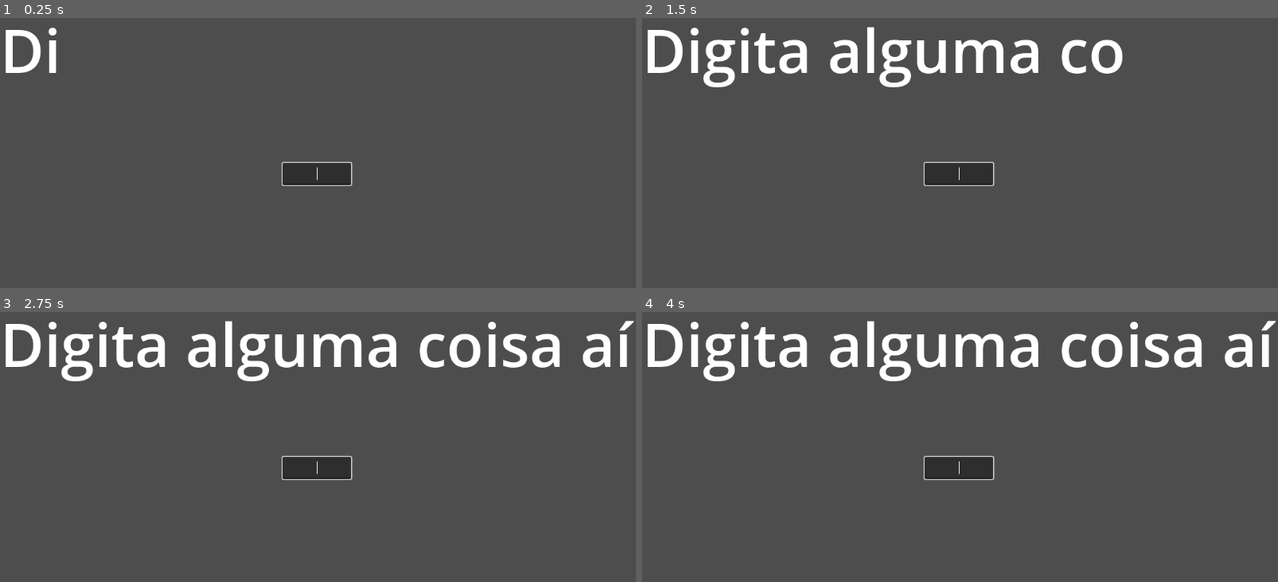
Above: before the commit, frames 1-4 (two rows, left to right).
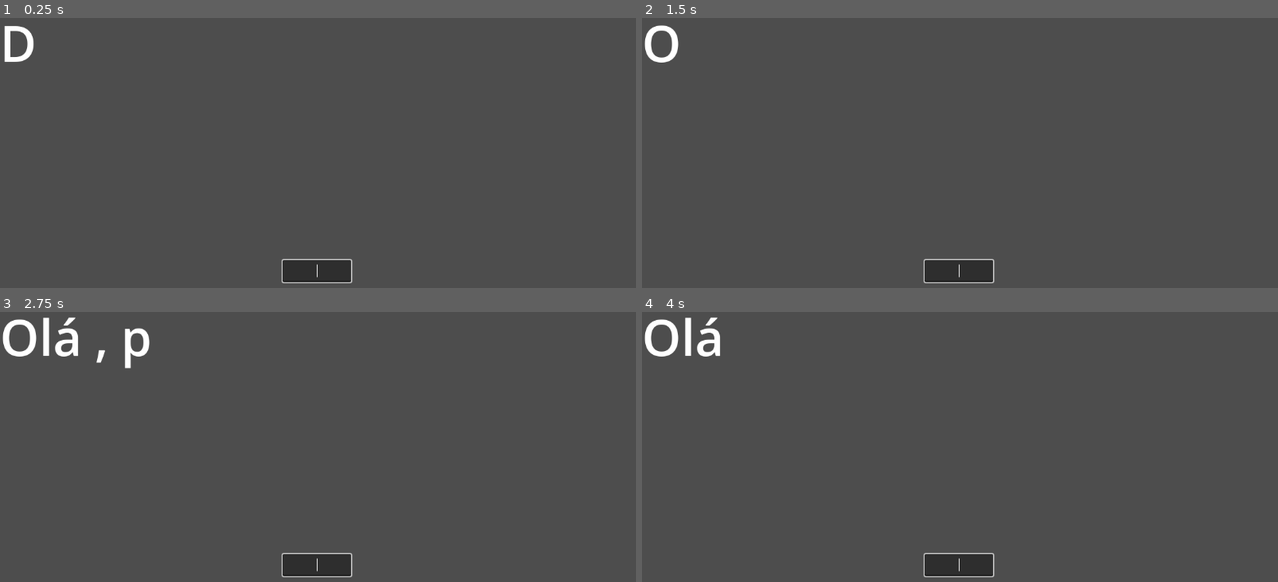
Above: after the commit, the same moments.

Repository: DmNiv/teste
Game: Godot game, scene res://node_2d.tscn
Same seed, same stepped clock (60 frames per second), same inputs: the game is played once before the commit and once after it.
Inputs:
- Up to frame 1 (0.25 s): no input
- Up to frame 2 (1.5 s): tap Enter (ui_enter) at 0.5, 0.6, 1.35 s
- Up to frame 3 (2.75 s): tap Enter (ui_enter) at 2.1 s
- Up to frame 4 (4 s): tap Enter (ui_enter) at 2.85, 3.6 s

The runs differ from the first frame. In frame 1, 2.7% of the frame differs, in the area x 0-56%, y 2-99%; in frame 2, 6.7%; in frame 3, 8.5%, in the area x 0-100%, y 2-99%; in frame 4, 8.3%.

Commit message:
atualizações na entrada e saída de texto

Diff:
--- a/Label.gd
+++ b/Label.gd
@@ -1,5 +1,16 @@
 extends Label
 
+var textoRecebido: String
+
+func mostrarTexto():
+	visible_ratio = lerp(1, 0, get_node("Timer").time_left / get_node("Timer").wait_time)
+
+func recebeTexto(texto: String):
+	textoRecebido = texto
+	text = "Olá {nome}, prazer em conhecer!".format({"nome": textoRecebido})
+	visible_ratio = 0
+	get_node("Timer").start(get_node("Timer").wait_time)
+	mostrarTexto()
 
 func _process(delta):
-	visible_ratio = lerp(1, 0, get_node("Timer").time_left / get_node("Timer").wait_time)
+	mostrarTexto()
--- a/LineEdit.gd
+++ b/LineEdit.gd
@@ -1,12 +1,15 @@
 extends LineEdit
 
+var valorInserido
 
-
+func mandaTexto(texto: String,label: Node):
+	label.recebeTexto(texto)
 
 func _ready():
 	grab_focus()
 
 func _process(delta):
 	if Input.is_action_just_pressed("ui_enter"):
-		print(text)
+		valorInserido = text
+		mandaTexto(valorInserido, get_parent().get_node("Label"))
 		clear()
--- a/node_2d.tscn
+++ b/node_2d.tscn
@@ -4,26 +4,25 @@
 [ext_resource type="Script" path="res://Label.gd" id="2_dyn3q"]
 
 [sub_resource type="LabelSettings" id="LabelSettings_mdfnn"]
-font_size = 109
+font_size = 90
 
 [node name="Node2D" type="Node2D"]
 
 [node name="LineEdit" type="LineEdit" parent="."]
 offset_left = 512.0
-offset_top = 280.0
+offset_top = 456.0
 offset_right = 636.0
-offset_bottom = 320.0
+offset_bottom = 496.0
 alignment = 1
 expand_to_text_length = true
 script = ExtResource("1_wbxe1")
 
 [node name="Label" type="Label" parent="."]
 offset_right = 1152.0
-offset_bottom = 255.0
-text = "Digita alguma coisa aí"
+offset_bottom = 384.0
+text = "Digite seu nome:"
 label_settings = SubResource("LabelSettings_mdfnn")
-visible_characters = 0
-visible_ratio = 0.0
+autowrap_mode = 3
 script = ExtResource("2_dyn3q")
 
 [node name="Timer" type="Timer" parent="Label"]
